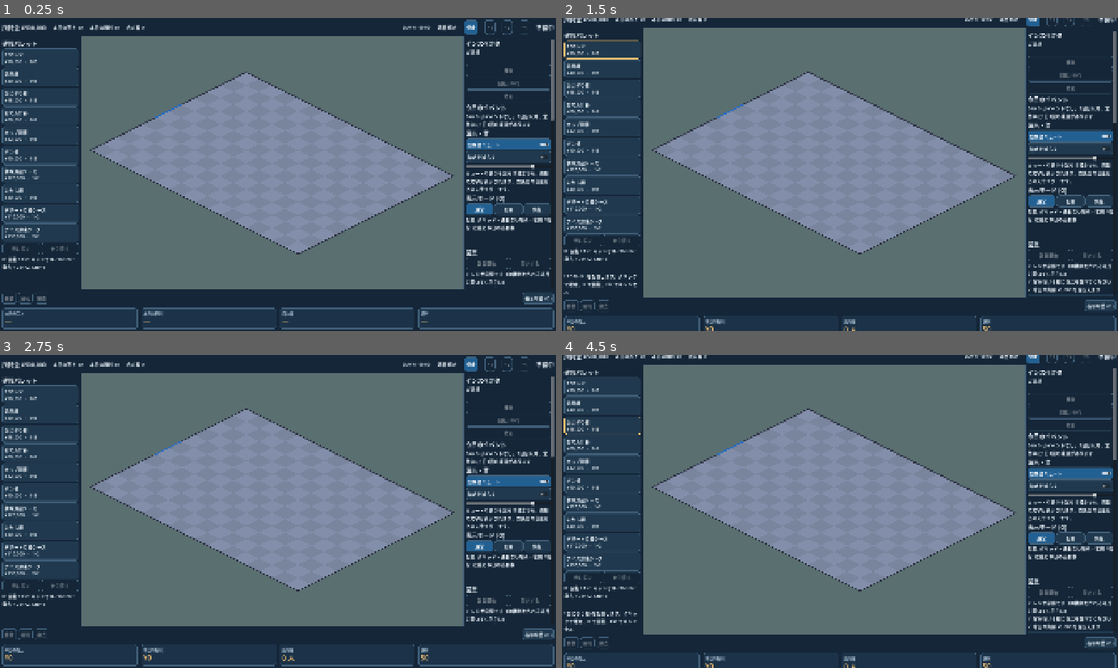
Above: before the commit, frames 1-4 (two rows, left to right).
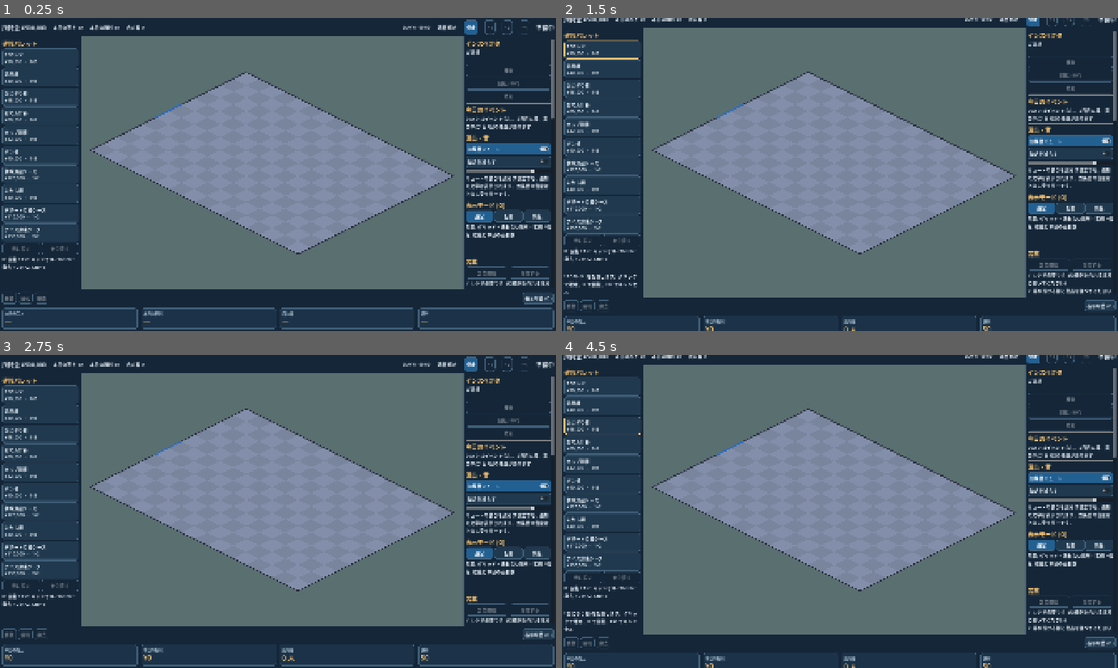
Above: after the commit, the same moments.

Repository: yn217/Convenience_store_Sim
Game: Godot game, scene res://scenes/main/Main.tscn
Two runs of this game, one before a commit and one after it. Both use one fixed random seed, a clock stepped at 60 frames per second and the inputs below.
Inputs:
- Up to frame 1 (0.25 s): no input
- Up to frame 2 (1.5 s): click "停止" at 0.5 s; click "POSレジ ¥90,000 ・ 1×2" at 1.25 s
- Up to frame 3 (2.75 s): click "停止" at 2 s
- Up to frame 4 (4.5 s): click "汎用棚 ¥40,000 ・ 1×2" at 2.75 s; click "停止" at 3.5 s; click "おにぎり棚 ¥45,000 ・ 1×2" at 4.25 s

The runs differ from the first frame. In frame 1, 3.9% of the frame differs, in the area x 0-100%, y 7-86%; in frame 2, 4.3%, in the area x 0-100%, y 4-89%; in frame 3, 3.9%; in frame 4, 4.3%.

Commit message:
feat(ui): warm section headings and rules in the side panels (#61)
Co-Authored-By: Claude Sonnet 5.5 <noreply@anthropic.com>

Diff:
--- a/scripts/presentation/main_layout.gd
+++ b/scripts/presentation/main_layout.gd
@@ -27,6 +27,25 @@
 	resized.connect(apply_layout)
 	show_selection(Vector2i(-1, -1))
 	apply_layout()
+	style_sections.call_deferred()
+
+
+## Section headings of the side panels (the 20 px title labels the controllers add) get the warm heading style
+## and a rule above them, so the inspector reads as stacked cards without moving any node.
+func style_sections() -> void:
+	for body in [$Layout/MainArea/FixtureInspector/Scroll/Body, $Layout/MainArea/BuildPalette/Body]:
+		var first := true
+		for child in body.get_children():
+			if not (child is Label) or child.theme_type_variation == &"SectionTitle":
+				continue
+			if not child.has_theme_font_size_override("font_size") or child.get_theme_font_size("font_size") != 20:
+				continue
+			child.theme_type_variation = &"SectionTitle"
+			if not first:
+				var rule := HSeparator.new()
+				body.add_child(rule)
+				body.move_child(rule, child.get_index())
+			first = false
 
 
 func is_compact() -> bool:
--- a/scripts/presentation/ui_theme.gd
+++ b/scripts/presentation/ui_theme.gd
@@ -35,6 +35,10 @@
 	theme.add_type("Card")
 	theme.set_type_variation("Card", "PanelContainer")
 	theme.set_stylebox("panel", "Card", _box(CARD, RADIUS))
+	theme.add_type("SectionTitle")
+	theme.set_type_variation("SectionTitle", "Label")
+	theme.set_color("font_color", "SectionTitle", WARM)
+	theme.set_font_size("font_size", "SectionTitle", 20)
 	theme.add_type("CardTitle")
 	theme.set_type_variation("CardTitle", "Label")
 	theme.set_color("font_color", "CardTitle", TEXT_SECONDARY)
--- /dev/null
+++ b/tests/scene/test_section_cards.gd
@@ -0,0 +1,22 @@
+extends RefCounted
+## Issue #61 (GUI side): inspector sections get the heading style and rules, no node is moved.
+
+
+func test_inspector_titles_are_styled_and_separated(t, tree) -> void:
+	var main: Node = load("res://scenes/main/Main.tscn").instantiate()
+	tree.root.add_child(main)
+	await tree.process_frame
+	await tree.process_frame
+	var body: Node = main.get_node("Layout/MainArea/FixtureInspector/Scroll/Body")
+	var titles := 0
+	var rules := 0
+	for c in body.get_children():
+		if c is Label and c.theme_type_variation == &"SectionTitle":
+			titles += 1
+		if c is HSeparator:
+			rules += 1
+	t.ok(titles >= 5, "section titles styled: %d" % titles)
+	t.eq(rules, titles - 1, "a rule above every heading except the first")
+	t.ok(body.get_node_or_null("MoveButton") != null, "existing node paths untouched")
+	main.queue_free()
+	await tree.process_frame
Not shown, added: tests/scene/test_section_cards.gd.uid
Not shown, added: .claude/scheduled_tasks.lock
Not shown, changed: docs/qa/MOCKUP_ALIGNMENT_TODO.md
